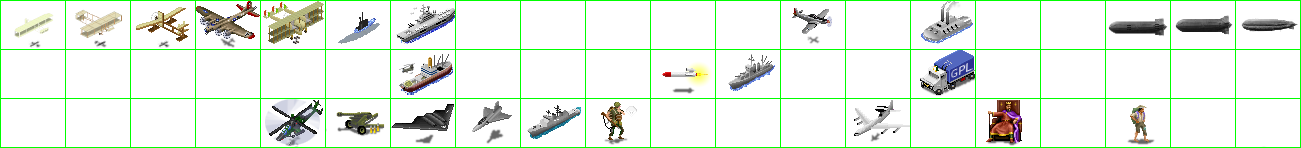
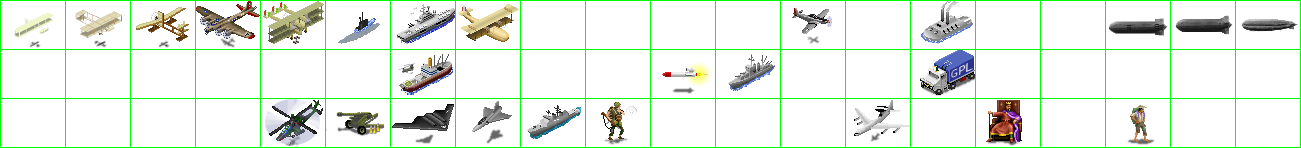
The second 1301×148 image is a revision of the first. Changes to its layers:
painted on "units" over [left=458, top=4, right=519, bottom=42]
